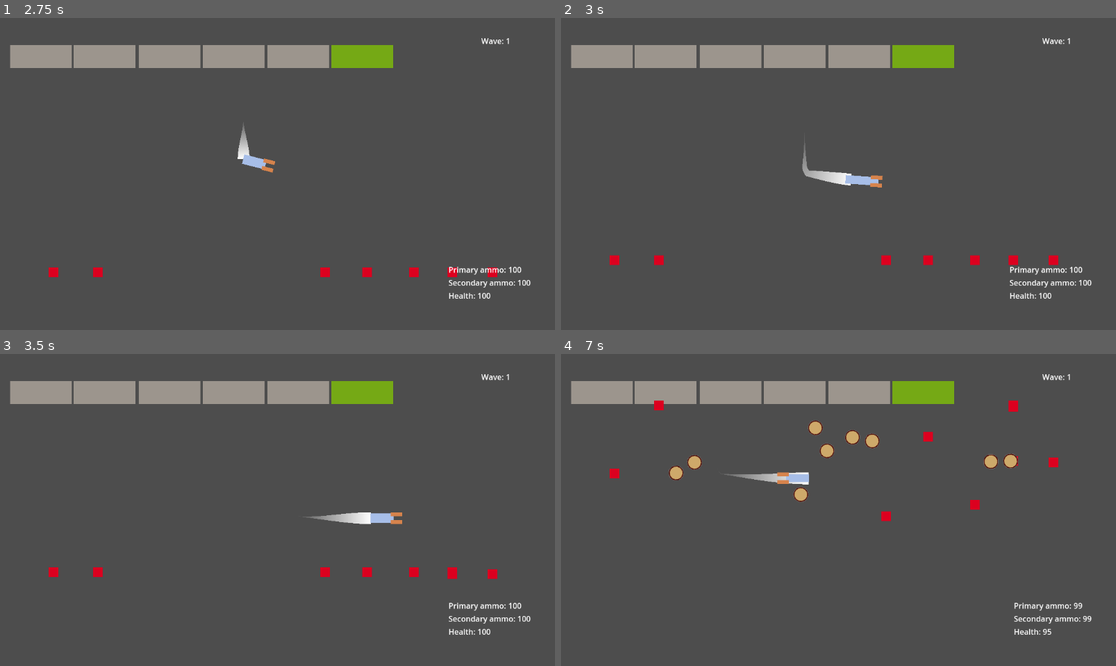
Above: before the commit, frames 1-4 (two rows, left to right).
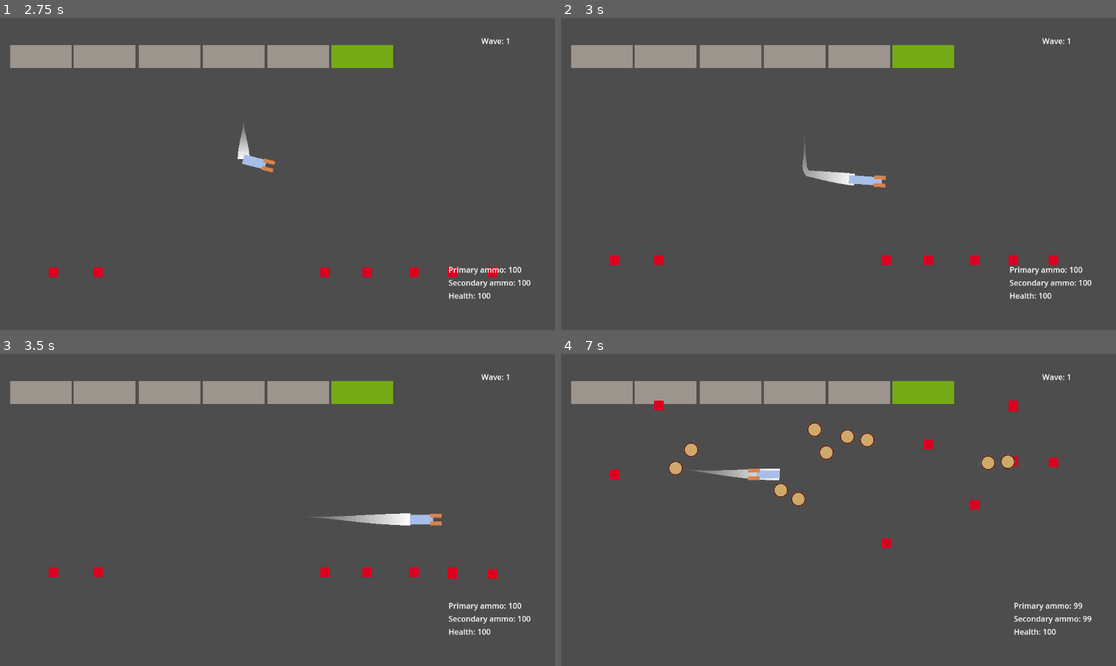
Above: after the commit, the same moments.

Repository: imberny/last-train-to-xibalba
Game: Godot game, scene res://src/main.tscn
Same seed, same stepped clock (60 frames per second), same inputs: the game is played once before the commit and once after it.
Inputs:
- Up to frame 1 (2.75 s): tap Enter (ui_accept) at 0.5, 0.77, 2.27 s; hold Right (move_right) 0.53-1.25 s; tap Shift (boost) at 0.6, 2.3 s; tap C (melee_primary) at 0.8, 2.1 s; click "<" at 1.25 s; hold Down (move_down) from 2.03 s (still down)
- Up to frame 2 (3 s): release Down (move_down) at 2.78 s; hold Right (move_right) from 2.78 s (still down); tap Shift (boost) at 2.85 s
- Up to frame 3 (3.5 s): keep holding Right (move_right); tap C (melee_primary) at 3.05 s
- Up to frame 4 (7 s): release Right (move_right) at 3.53 s; hold Up (move_up) 3.53-4.28 s; tap F (flip_around) at 3.6 s; tap Enter (ui_accept) at 3.77, 4.52, 5.27, 6.77 s; tap Shift (boost) at 3.8, 5.3, 6.6 s; hold Left (move_left) 4.28-5.78 s; tap C (melee_primary) at 4.35, 6.05 s; tap Z (shoot_primary) at 5.1 s; hold Down (move_down) 5.78-6.53 s; tap X (shoot_secondary) at 5.85 s; hold Right (move_right) from 6.53 s (still down)

Frame 1 is identical in both runs. In frame 2, 0.1% of the frame differs, in the area x 43-59%, y 44-55%; in frame 3, 0.7%; in frame 4, 1.8%, in the area x 8-90%, y 21-90%.

Commit message:
Fix reversal bullet angle bug, add boost on melee swing

Diff:
--- a/src/components/velocity/velocity.gd
+++ b/src/components/velocity/velocity.gd
@@ -20,6 +20,10 @@
 	_velocity = _initial_speed * Vector2.RIGHT.rotated(randf_range(-spread, spread))
 
 
+func add_impulse(force: Vector2) -> void:
+	_velocity += force
+
+
 func accelerate_in_direction(motion: Vector2, delta: float) -> void:
 	var desired_velocity := motion * _max_speed
 	_velocity = _velocity.lerp(desired_velocity, 1.0 - exp(-_acceleration * delta))
--- a/src/entities/player_vehicle_2d/player_vehicle_2d.gd
+++ b/src/entities/player_vehicle_2d/player_vehicle_2d.gd
@@ -1,7 +1,7 @@
 class_name PlayerVehicle2D extends Node2D
 
 @export var definition: PlayerVehicleDefinition
-@export var _boost_modifier := 12.0
+@export var _boost_speed := 600.0
 
 @onready var _velocity: Velocity = $Velocity
 @onready var _health: Health = $Health
@@ -37,14 +37,14 @@
 	return _boost_timer.is_stopped()
 
 
-func boost(direction: Vector2, delta: float) -> void:
+func boost(direction: Vector2) -> void:
 	if not can_boost():
 		return
 
 	_boost_timer.start()
 	_playback.travel("boost")
 	var actual_direction := direction if not direction.is_zero_approx() else transform.x
-	move(actual_direction * _boost_modifier, delta)
+	_velocity.add_impulse(actual_direction * _boost_speed)
 
 
 func flip_around() -> void:
@@ -111,6 +111,7 @@
 
 func melee_swing() -> void:
 	_melee.swing()
+	_velocity.add_impulse(global_transform.x * _melee.swing_boost_speed)
 
 
 func gain_repair(amount: int) -> void:
--- a/src/entities/player_vehicle_2d/player_vehicle_2d.tscn
+++ b/src/entities/player_vehicle_2d/player_vehicle_2d.tscn
@@ -81,7 +81,7 @@
 [node name="PlayerVehicle2D" type="Node2D"]
 position = Vector2(0, -1)
 script = ExtResource("1_o8gf6")
-_boost_modifier = 17.48
+_boost_speed = 1000.0
 metadata/_edit_group_ = true
 
 [node name="Velocity" parent="." instance=ExtResource("2_cs8f6")]
--- a/src/input/player_input_controller/player_input_controller.gd
+++ b/src/input/player_input_controller/player_input_controller.gd
@@ -8,9 +8,7 @@
 
 	var motion := _get_motion_adjusted()
 	if Input.is_action_just_pressed("boost"):
-		player.boost(motion.normalized(), delta)
-	else:
-		player.move(motion, delta)
+		player.boost(motion.normalized())
 	if Input.is_action_just_pressed("shoot_primary"):
 		player.primary_pull_trigger()
 	elif Input.is_action_just_released("shoot_primary"):
@@ -25,6 +23,8 @@
 	if Input.is_action_just_pressed("flip_around"):
 		player.flip_around()
 
+	player.move(motion, delta)
+
 
 func _get_motion_adjusted() -> Vector2:
 	var base_motion := _get_motion()
--- a/src/levels/debug_level.tscn
+++ b/src/levels/debug_level.tscn
@@ -33,7 +33,7 @@
 _trauma_fade = 13.97
 
 [node name="LimitEast" type="Area2D" parent="."]
-position = Vector2(1183, 361)
+position = Vector2(1222, 361)
 collision_layer = 80
 collision_mask = 0
 metadata/_edit_group_ = true
@@ -42,7 +42,7 @@
 shape = SubResource("RectangleShape2D_gx72n")
 
 [node name="LimitWest" type="Area2D" parent="."]
-position = Vector2(2, 339)
+position = Vector2(-71, 338)
 collision_layer = 80
 collision_mask = 0
 metadata/_edit_group_ = true
--- a/src/projectiles/bullets_2d/bullet_2d.gd
+++ b/src/projectiles/bullets_2d/bullet_2d.gd
@@ -17,7 +17,9 @@
 
 
 func _reverse(direction: Vector2) -> void:
-	if direction.angle_to(transform.x) < PI / 2.0:
+	var angle := direction.angle_to(transform.x)
+	angle = wrapf(angle, -PI, PI)
+	if abs(angle) < PI / 2.0:
 		return
 
 	_times_reversed += 1
--- a/src/weapons/melee/melee.gd
+++ b/src/weapons/melee/melee.gd
@@ -1,21 +1,19 @@
 class_name Melee extends Node2D
 
 @export var _damage := 10
+@export var swing_boost_speed := 800.0
 
 @onready var _anim_player: AnimationPlayer = $AnimationPlayer
 @onready var _hurtbox: Area2D = $Area2D
-
-
-func _ready() -> void:
-	_hurtbox.area_entered.connect(_on_area_entered)
 
 
 func swing() -> void:
 	_anim_player.play("swing")
 
 
-func _on_area_entered(area: Area2D) -> void:
-	if area is Hurtbox:
-		area.hit_back(global_transform.x)
-	elif area is Hitbox:
-		area.hit(_damage)
+func hit_frame() -> void:
+	for area in _hurtbox.get_overlapping_areas():
+		if area is Hurtbox:
+			area.hit_back(global_transform.x)
+		elif area is Hitbox:
+			area.hit(_damage)
--- a/src/weapons/melee/melee.tscn
+++ b/src/weapons/melee/melee.tscn
@@ -24,30 +24,6 @@
 tracks/1/interp = 1
 tracks/1/loop_wrap = true
 tracks/1/keys = {
-"times": PackedFloat32Array(0),
-"transitions": PackedFloat32Array(1),
-"update": 1,
-"values": [false]
-}
-tracks/2/type = "value"
-tracks/2/imported = false
-tracks/2/enabled = true
-tracks/2/path = NodePath("Area2D:monitoring")
-tracks/2/interp = 1
-tracks/2/loop_wrap = true
-tracks/2/keys = {
-"times": PackedFloat32Array(0),
-"transitions": PackedFloat32Array(1),
-"update": 1,
-"values": [false]
-}
-tracks/3/type = "value"
-tracks/3/imported = false
-tracks/3/enabled = true
-tracks/3/path = NodePath("Area2D:monitorable")
-tracks/3/interp = 1
-tracks/3/loop_wrap = true
-tracks/3/keys = {
 "times": PackedFloat32Array(0),
 "transitions": PackedFloat32Array(1),
 "update": 1,
@@ -81,29 +57,19 @@
 "update": 1,
 "values": [true, false]
 }
-tracks/2/type = "value"
+tracks/2/type = "method"
 tracks/2/imported = false
 tracks/2/enabled = true
-tracks/2/path = NodePath("Area2D:monitoring")
+tracks/2/path = NodePath(".")
 tracks/2/interp = 1
 tracks/2/loop_wrap = true
 tracks/2/keys = {
-"times": PackedFloat32Array(0, 0.133333),
-"transitions": PackedFloat32Array(1, 1),
-"update": 1,
-"values": [true, false]
-}
-tracks/3/type = "value"
-tracks/3/imported = false
-tracks/3/enabled = true
-tracks/3/path = NodePath("Area2D:monitorable")
-tracks/3/interp = 1
-tracks/3/loop_wrap = true
-tracks/3/keys = {
-"times": PackedFloat32Array(0, 0.133333),
-"transitions": PackedFloat32Array(1, 1),
-"update": 1,
-"values": [true, false]
+"times": PackedFloat32Array(0),
+"transitions": PackedFloat32Array(1),
+"values": [{
+"args": [],
+"method": &"hit_frame"
+}]
 }
 
 [sub_resource type="AnimationLibrary" id="AnimationLibrary_5lrk5"]
@@ -113,7 +79,7 @@
 }
 
 [sub_resource type="CircleShape2D" id="CircleShape2D_0o5w2"]
-radius = 39.2046
+radius = 66.0076
 
 [node name="Melee" type="Node2D"]
 script = ExtResource("1_hwmy4")
@@ -136,9 +102,7 @@
 [node name="Area2D" type="Area2D" parent="."]
 collision_layer = 0
 collision_mask = 192
-monitoring = false
-monitorable = false
 
 [node name="CollisionShape2D" type="CollisionShape2D" parent="Area2D"]
-position = Vector2(34, -13)
+position = Vector2(34, 0)
 shape = SubResource("CircleShape2D_0o5w2")
Not shown: 1 places in src/levels/debug_level.tscn that only renumber resources
